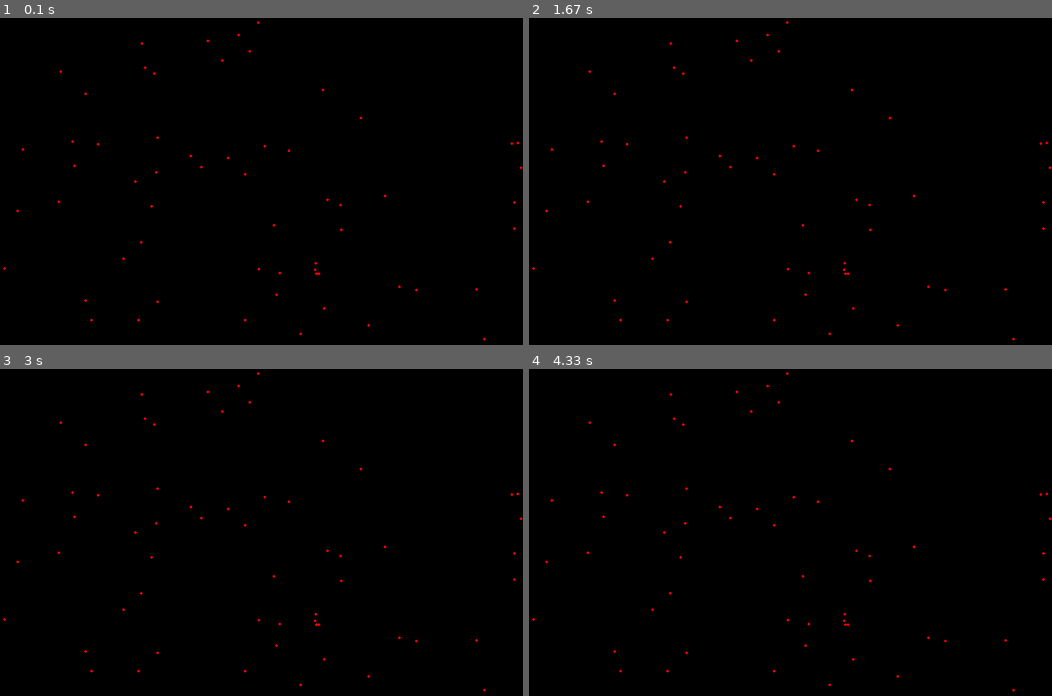
Above: before the commit, frames 1-4 (two rows, left to right).
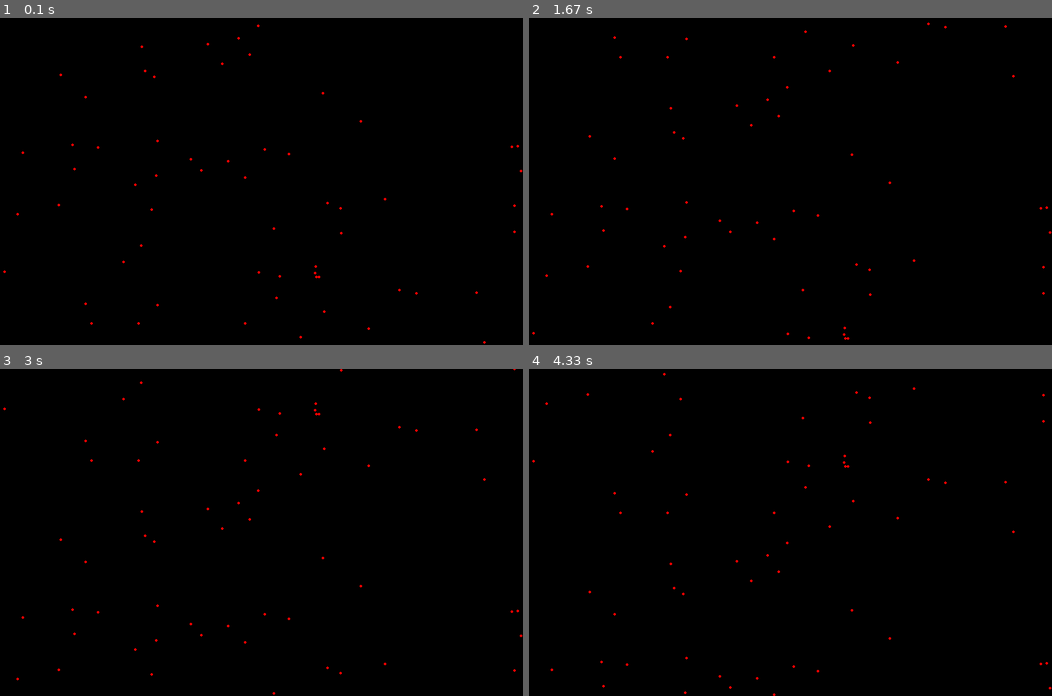
Above: after the commit, the same moments.

Repository: shengrui12/Pygame
Game: pygame game, started from Movingdots.py
The game is run twice, just before and just after one commit, with the same random seed, the same clock (stepped at 60 frames per second) and the same inputs.
Inputs:
- Up to frame 1 (0.1 s): no input
- Up to frame 2 (1.67 s): no input
- Up to frame 3 (3 s): no input
- Up to frame 4 (4.33 s): no input

The runs differ from the first frame. In frame 1, 0.4% of the frame differs, in the area x 0-100%, y 1-100%; in frame 2, 0.4%, in the area x 0-100%, y 1-99%; in frame 3, 0.4%; in frame 4, 0.4%.

Commit message:
Fix y-coordinate increment and reset condition
Update y-coordinate increment and reset logic.

Diff:
--- a/Movingdots.py
+++ b/Movingdots.py
@@ -40,6 +40,9 @@
     y = coordinate[1]
     pygame.draw.circle(screen, Red, (x, y), 2)
     #pygame.draw.circle(surface, color, (x, y), radius)
+    coordinate[1] += 1
+    if coordinate[1] > 500:
+      coordinate[1] = 0
 
   #End drawing part ---------------------------------------------------------------------------
 
